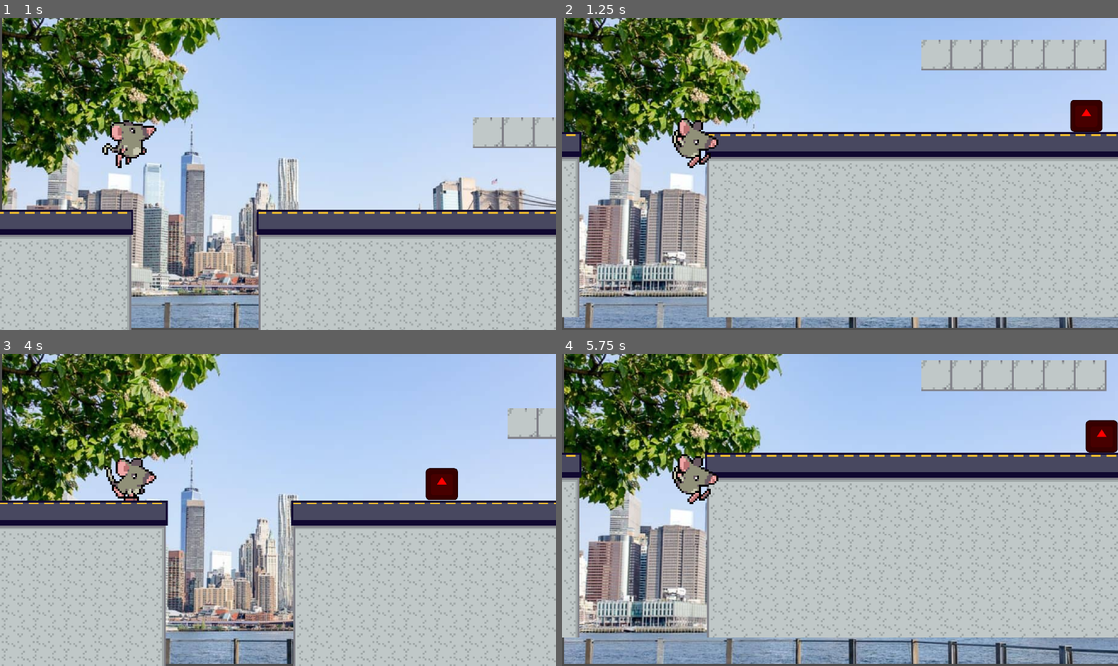
Above: before the commit, frames 1-4 (two rows, left to right).
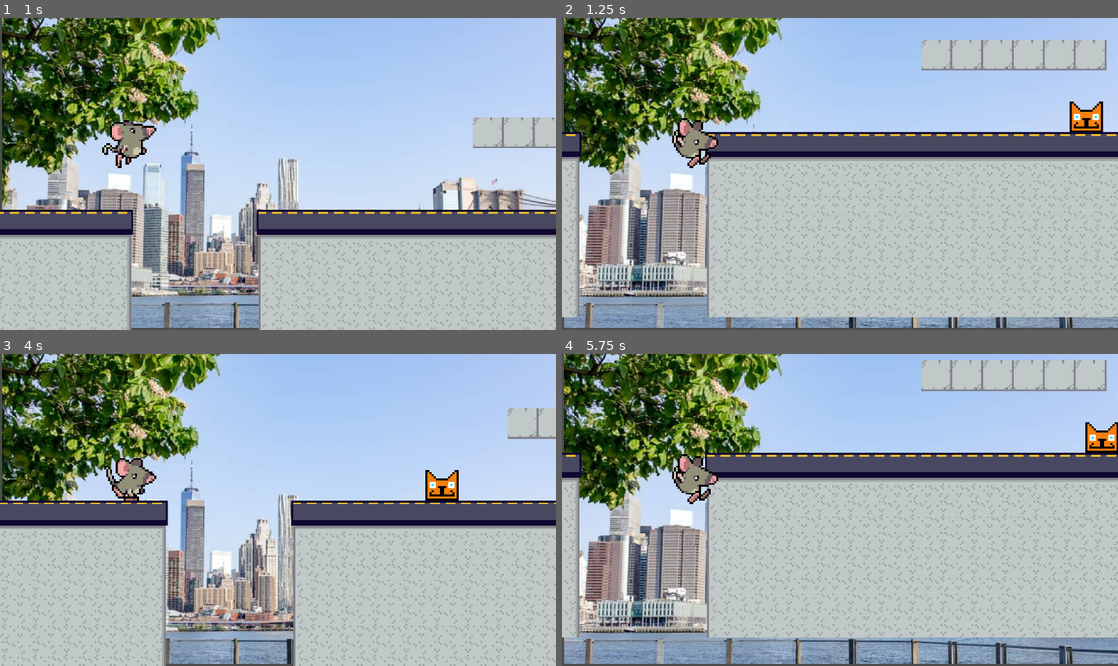
Above: after the commit, the same moments.

Repository: Juno-Joseph/nyc-game-jam
Game: Godot game, scene res://main.tscn
Same seed, same stepped clock (60 frames per second), same inputs: the game is played once before the commit and once after it. The engine's default icon, where the game draws it, is replaced by a stand-in: a white triangle on a blue panel in a dark square.
Inputs (mouse positions are in pixels of both pictures, inside the frame that each line leads up to):
- Up to frame 1 (1 s): tap Enter at 0.5 s; move the mouse to (400, 158) at 0.52 s; hold Right (right) from 0.53 s (still down); click (400, 158) at 0.67 s; tap Space (jump) at 0.77 s
- Up to frame 2 (1.25 s): keep holding Right (right)
- Up to frame 3 (4 s): release Right (right) at 1.25 s; drag from (166, 525) to (517, 441) at 1.27 s; move the mouse to (333, 441) at 2.02 s; hold Left (left) 2.03-2.75 s; drag from (250, 572) to (111, 463) at 2.77 s; tap Space (jump) at 3.5, 3.77 s; move the mouse to (444, 556) at 3.52 s; hold Right (right) from 3.53 s (still down)
- Up to frame 4 (5.75 s): release Right (right) at 4.25 s; drag from (673, 463) to (756, 432) at 4.27 s; tap Enter at 5 s; move the mouse to (867, 510) at 5.02 s; hold Right (right) from 5.03 s (still down); click (867, 510) at 5.17 s

Frame 1 is identical in both runs. In frame 2, 0.6% of the frame differs, in the area x 91-98%, y 26-37%; in frame 3, 0.6%; in frame 4, 0.6%.

Commit message:
added enemy sprite

Diff:
--- a/Scenes/Levels/Level_1/Level_1_Enemy.tscn
+++ b/Scenes/Levels/Level_1/Level_1_Enemy.tscn
@@ -1,7 +1,7 @@
 [gd_scene format=3 uid="uid://cyr51l4nh7h31"]
 
 [ext_resource type="Script" uid="uid://bierel1tmtoe3" path="res://Scripts/Levels/Level_1/Enemies/level_1_enemy.gd" id="1_703r5"]
-[ext_resource type="Texture2D" uid="uid://clln1ndc4jlly" path="res://icon.svg" id="1_iikte"]
+[ext_resource type="Texture2D" uid="uid://bdehgpsk2x8gw" path="res://Assets/Cat Head.png" id="2_703r5"]
 
 [sub_resource type="RectangleShape2D" id="RectangleShape2D_04v0w"]
 size = Vector2(22.5, 11.5)
@@ -15,8 +15,9 @@
 script = ExtResource("1_703r5")
 
 [node name="Sprite2D" type="Sprite2D" parent="." unique_id=104091810]
-modulate = Color(1, 0, 0, 1)
-texture = ExtResource("1_iikte")
+position = Vector2(0.5000038, 0.5)
+scale = Vector2(0.41562498, 0.40937498)
+texture = ExtResource("2_703r5")
 
 [node name="CollisionShape2D" type="CollisionShape2D" parent="." unique_id=826982737]
 position = Vector2(0, 59)
Binary file added: Assets/Cat Head (1).png
Not shown, added: Assets/Cat Head (1).png.import
Binary file added: Assets/Cat Head.png
Not shown, added: Assets/Cat Head.png.import
Not shown, added: Assets/subentr.png.import
